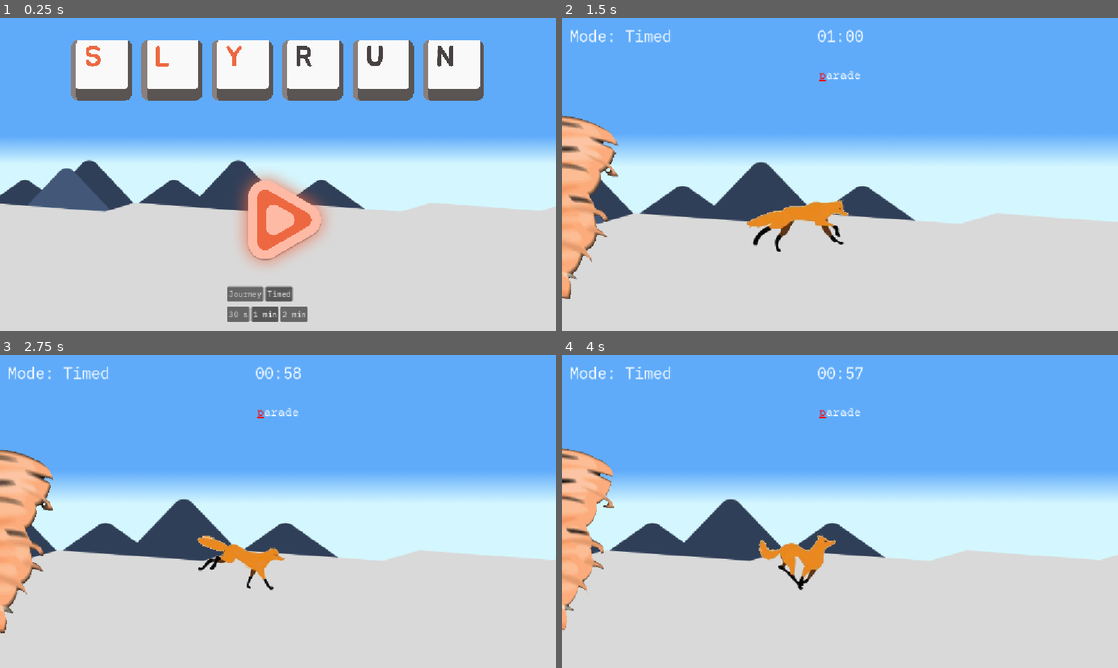
Above: before the commit, frames 1-4 (two rows, left to right).
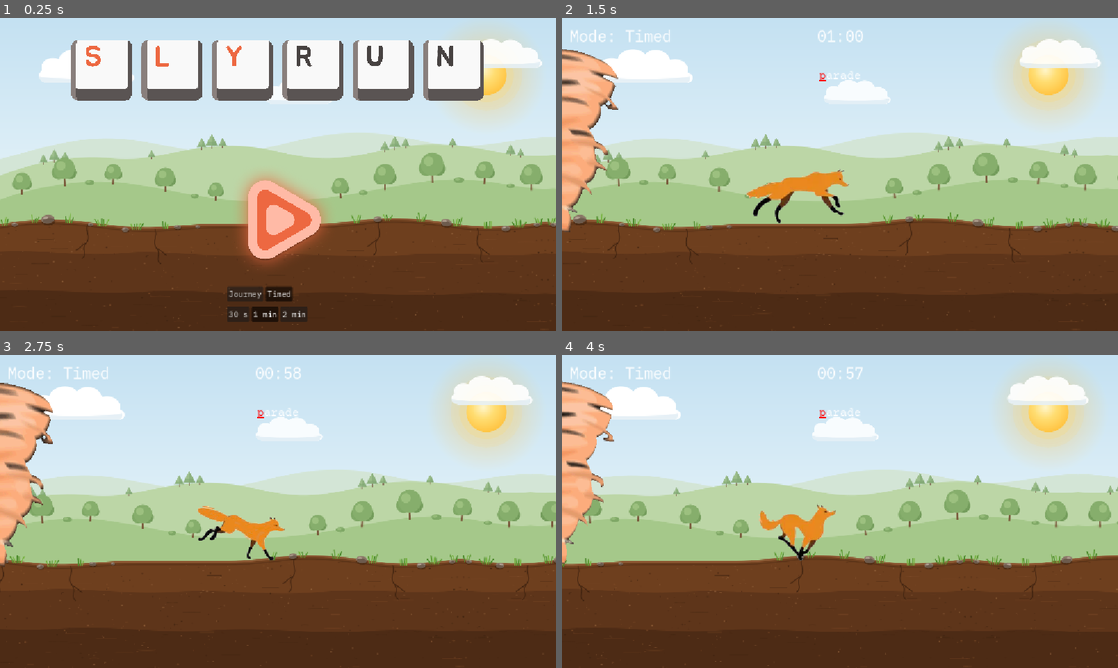
Above: after the commit, the same moments.

Repository: nowhereware/slyrun
Game: Godot game, scene res://src/menus/title/title.tscn
Same seed, same stepped clock (60 frames per second), same inputs: the game is played once before the commit and once after it.
Inputs (mouse positions are in pixels of both pictures, inside the frame that each line leads up to):
- Up to frame 1 (0.25 s): no input
- Up to frame 2 (1.5 s): click (845, 218) at 0.5 s; tap Enter at 1.25 s
- Up to frame 3 (2.75 s): no input
- Up to frame 4 (4 s): no input

The runs differ from the first frame. In frame 1, 85% of the frame differs, in the area x 0-100%, y 0-100%; in frame 2, 99%; in frame 3, 99%; in frame 4, 99%.

Commit message:
Add looping website world to title and run
Co-Authored-By: Claude Opus 5.5 <noreply@anthropic.com>

Diff:
--- a/src/menus/title/title.tscn
+++ b/src/menus/title/title.tscn
@@ -1,7 +1,7 @@
 [gd_scene format=3 uid="uid://b7wg87cbrrx4"]
 
 [ext_resource type="Script" uid="uid://bhdn26bc0yn1p" path="res://src/menus/title/title.gd" id="1_l6cm7"]
-[ext_resource type="Texture2D" uid="uid://bqe3u1loes143" path="res://assets/art/world/background.png" id="2_ekxnf"]
+[ext_resource type="PackedScene" uid="uid://bax45fj3f1f1j" path="res://src/world/parallax_world.tscn" id="5_world"]
 [ext_resource type="Texture2D" uid="uid://ol25tnww4i1a" path="res://assets/art/ui/Logo.png" id="3_bqqt6"]
 [ext_resource type="Texture2D" uid="uid://c0iykrd0e6cpx" path="res://assets/art/ui/Play.png" id="4_wu84c"]
 
@@ -12,10 +12,7 @@
 [node name="MainMenu" type="Node2D" unique_id=1645610315]
 script = ExtResource("1_l6cm7")
 
-[node name="Background" type="Sprite2D" parent="." unique_id=1828158834]
-position = Vector2(582, 329)
-scale = Vector2(1.25, 1.25)
-texture = ExtResource("2_ekxnf")
+[node name="World" parent="." unique_id=656216509 instance=ExtResource("5_world")]
 
 [node name="Logo" type="Sprite2D" parent="." unique_id=1627011566]
 position = Vector2(575, 108.00001)
--- a/src/run/run.gd
+++ b/src/run/run.gd
@@ -118,6 +118,7 @@
 	if (run_over):
 		return
 	run_over = true
+	$World.set_paused(true)
 	$CurrentWord.hide()
 	$GameOverUI/GameOverText.text = "Sly made it!" if reason == "time_up" else "Game Over!"
 	@warning_ignore("integer_division")
--- a/src/run/run.tscn
+++ b/src/run/run.tscn
@@ -2,7 +2,7 @@
 
 [ext_resource type="Script" uid="uid://bys53hkt5n4c7" path="res://src/run/run.gd" id="1_7nptk"]
 [ext_resource type="LabelSettings" uid="uid://b5fy2cfuqd5dr" path="res://assets/fonts/label_settings.tres" id="2_ipuqq"]
-[ext_resource type="Texture2D" uid="uid://bqe3u1loes143" path="res://assets/art/world/background.png" id="2_or4b6"]
+[ext_resource type="PackedScene" uid="uid://bax45fj3f1f1j" path="res://src/world/parallax_world.tscn" id="20_world"]
 [ext_resource type="FontFile" uid="uid://vqnlwy3s5bfc" path="res://assets/fonts/courierprime.ttf" id="3_h5xqe"]
 [ext_resource type="Texture2D" uid="uid://b70n625lra5fy" path="res://assets/art/sly/run/0.png" id="3_sbksv"]
 [ext_resource type="Texture2D" uid="uid://colwhyewc6dvs" path="res://assets/art/sly/run/1.png" id="4_kfjf5"]
@@ -160,21 +160,10 @@
 [node name="InGame" type="Node2D" unique_id=707985964]
 script = ExtResource("1_7nptk")
 
-[node name="Sky" type="Parallax2D" parent="." unique_id=2108714000]
-scroll_scale = Vector2(0.1, 0.1)
-repeat_size = Vector2(1468.5, 900)
-autoscroll = Vector2(-25, 0)
-repeat_times = 2
-
-[node name="Sprite2D" type="Sprite2D" parent="Sky" unique_id=1097274910]
-position = Vector2(544, 340)
-scale = Vector2(1.525, 1.5)
-texture = ExtResource("2_or4b6")
-
-[node name="Ground" type="Parallax2D" parent="." unique_id=970831227]
+[node name="World" parent="." unique_id=724397381 instance=ExtResource("20_world")]
 
 [node name="Fox" type="AnimatedSprite2D" parent="." unique_id=1399206653]
-position = Vector2(859, 421)
+position = Vector2(859, 360)
 sprite_frames = SubResource("SpriteFrames_h5xqe")
 frame_progress = 0.31348458
 
@@ -238,5 +227,5 @@
 label_settings = SubResource("LabelSettings_h5xqe")
 
 [node name="Tornado" type="AnimatedSprite2D" parent="." unique_id=937747487]
-position = Vector2(-2, 372)
+position = Vector2(-2, 234)
 sprite_frames = SubResource("SpriteFrames_w46pu")
--- /dev/null
+++ b/src/world/parallax_world.gd
@@ -0,0 +1,33 @@
+extends Node2D
+
+# The website's world as looping layers (art from tools/export_website_art.py), shared by the
+# title and the run. Clouds, hills and ground scroll left at different speeds so Sly reads as
+# running right; the sky and sun stay put.
+
+# Pixels per second at scroll_speed 1. Negative scrolls left.
+const LAYER_SPEEDS := {"Clouds": -10.0, "Hills": -24.0, "Ground": -90.0}
+
+@export var scroll_speed := 1.0:
+	set(value):
+		scroll_speed = value
+		_apply_speeds()
+
+var _paused := false
+
+
+func _ready() -> void:
+	_apply_speeds()
+
+
+func set_paused(paused: bool) -> void:
+	_paused = paused
+	_apply_speeds()
+
+
+func _apply_speeds() -> void:
+	# The setter also runs while the scene loads, before the layers exist.
+	if not is_node_ready():
+		return
+	for layer_name in LAYER_SPEEDS:
+		var layer: Parallax2D = get_node(layer_name)
+		layer.autoscroll.x = 0.0 if _paused else LAYER_SPEEDS[layer_name] * scroll_speed
--- /dev/null
+++ b/src/world/parallax_world.tscn
@@ -0,0 +1,74 @@
+[gd_scene format=3 uid="uid://bax45fj3f1f1j"]
+
+[ext_resource type="Script" uid="uid://b6tc67bepvsu5" path="res://src/world/parallax_world.gd" id="1_world"]
+[ext_resource type="Texture2D" uid="uid://bqp4128lsku02" path="res://assets/art/world/sky.svg" id="2_sky"]
+[ext_resource type="Texture2D" uid="uid://dqv2vax8u21ru" path="res://assets/art/world/sun.svg" id="3_sun"]
+[ext_resource type="Texture2D" uid="uid://bufah66vi0rhb" path="res://assets/art/world/cloud.svg" id="4_cloud"]
+[ext_resource type="Texture2D" uid="uid://cnwxuhiulvk7k" path="res://assets/art/world/hills_loop.svg" id="5_hills"]
+[ext_resource type="Texture2D" uid="uid://wsfgcbj4rpg0" path="res://assets/art/world/ground_loop.svg" id="6_ground"]
+
+[node name="ParallaxWorld" type="Node2D" unique_id=1071477686]
+script = ExtResource("1_world")
+
+[node name="Sky" type="Sprite2D" parent="." unique_id=1959167398]
+scale = Vector2(4, 1)
+texture = ExtResource("2_sky")
+centered = false
+
+[node name="Sun" type="Sprite2D" parent="." unique_id=1302102035]
+position = Vector2(1008, 118)
+texture = ExtResource("3_sun")
+
+[node name="Clouds" type="Parallax2D" parent="." unique_id=1940099285]
+repeat_size = Vector2(1600, 0)
+autoscroll = Vector2(-10, 0)
+
+[node name="Cloud1" type="Sprite2D" parent="Clouds" unique_id=2084727110]
+modulate = Color(1, 1, 1, 1.0)
+position = Vector2(180, 96)
+scale = Vector2(1.0, 1.0)
+texture = ExtResource("4_cloud")
+
+[node name="Cloud2" type="Sprite2D" parent="Clouds" unique_id=1777652994]
+modulate = Color(1, 1, 1, 0.85)
+position = Vector2(620, 150)
+scale = Vector2(0.7, 0.7)
+texture = ExtResource("4_cloud")
+
+[node name="Cloud3" type="Sprite2D" parent="Clouds" unique_id=1099975904]
+modulate = Color(1, 1, 1, 0.9)
+position = Vector2(1040, 70)
+scale = Vector2(0.85, 0.85)
+texture = ExtResource("4_cloud")
+
+[node name="Cloud4" type="Sprite2D" parent="Clouds" unique_id=1070302523]
+modulate = Color(1, 1, 1, 0.75)
+position = Vector2(1400, 130)
+scale = Vector2(0.6, 0.6)
+texture = ExtResource("4_cloud")
+
+[node name="Hills" type="Parallax2D" parent="." unique_id=1190580830]
+repeat_size = Vector2(2304, 0)
+autoscroll = Vector2(-24, 0)
+
+[node name="Sprite" type="Sprite2D" parent="Hills" unique_id=1936196520]
+position = Vector2(0, 188)
+texture = ExtResource("5_hills")
+centered = false
+
+[node name="Soil" type="ColorRect" parent="." unique_id=1361399321]
+offset_left = -2400.0
+offset_top = 740.0
+offset_right = 4800.0
+offset_bottom = 2400.0
+mouse_filter = 2
+color = Color(0.24313726, 0.13725491, 0.06666667, 1)
+
+[node name="Ground" type="Parallax2D" parent="." unique_id=507811516]
+repeat_size = Vector2(2304, 0)
+autoscroll = Vector2(-90, 0)
+
+[node name="Sprite" type="Sprite2D" parent="Ground" unique_id=496555068]
+position = Vector2(0, 388)
+texture = ExtResource("6_ground")
+centered = false
Not shown, added: src/world/parallax_world.gd.uid
